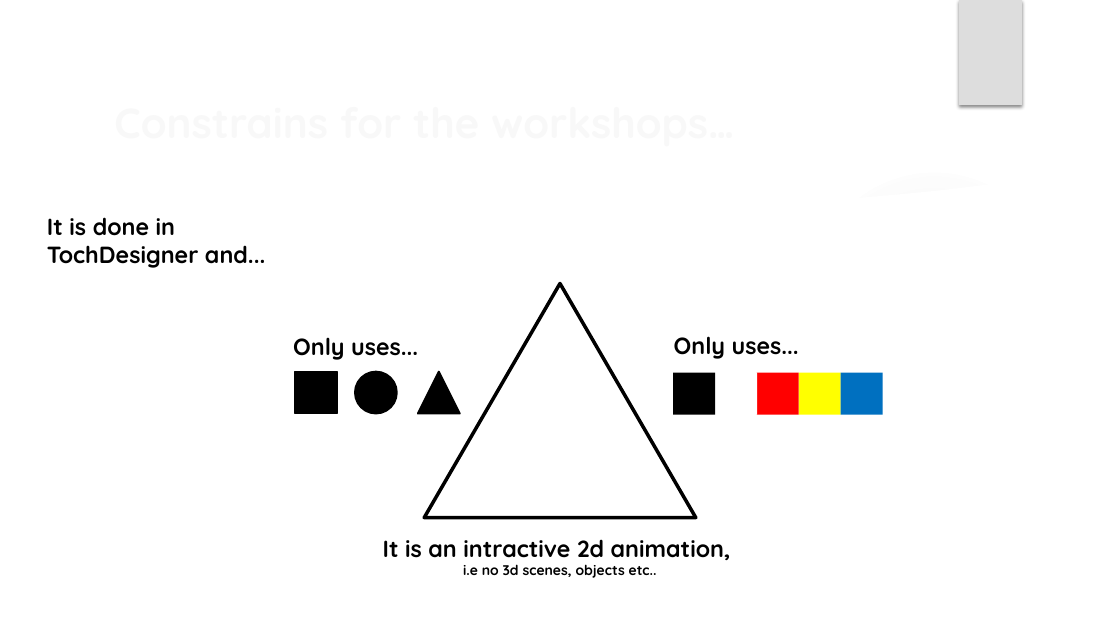
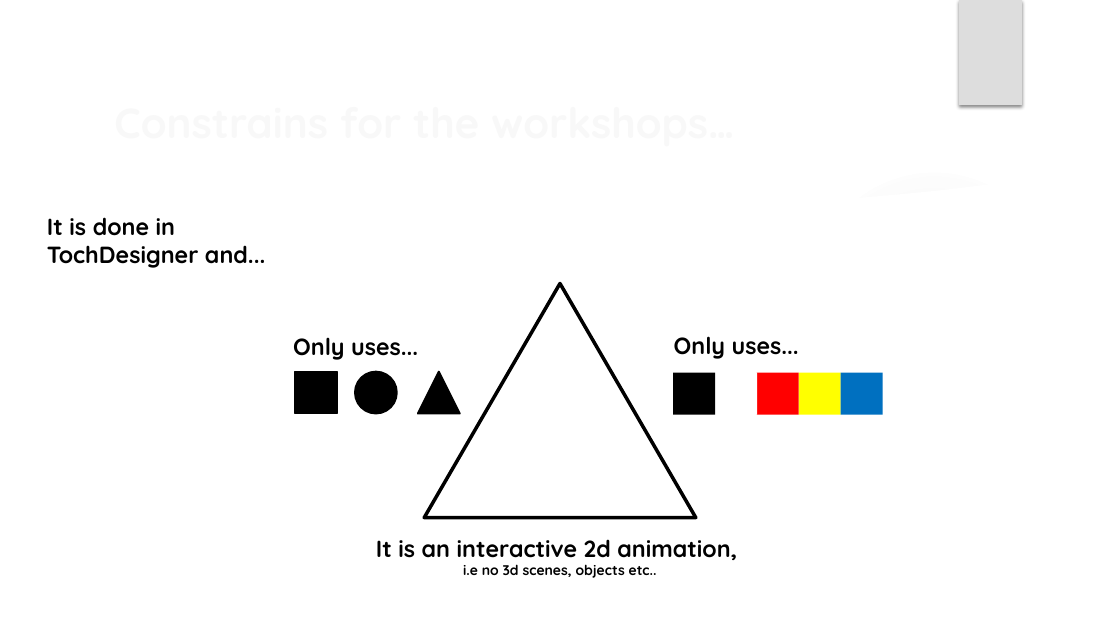
Before and after one commit to Rauleal/TouchDesigner_Bauhaus_workshop, a slide deck: slide 8 of Sensors_Osc Workshop/Workshop_presentation.pptx (slide 5 before the commit). Drawn at 1120x630 pixels with LibreOffice and Linux fonts; fonts in the diff are those of the drawing; background and template pictures are left out. Boxes give left, top, right and bottom in pixels: in the first picture for what was removed or moved away, otherwise in the second. Text is boxed around its words. In the diff, an @@ line names an element or a change of style, - is before the commit and + after.

```diff
--- a/Sensors_Osc Workshop/Workshop_presentation.pptx
+++ b/Sensors_Osc Workshop/Workshop_presentation.pptx
@@ text "It is an interactive 2d ...": place and size @@
-text "It is an interactive 2d ..." at [383, 539, 731, 578]
+text "It is an interactive 2d ..." at [376, 539, 737, 578]
@@ text at [376, 539, 737, 560]: text changed @@
-It is an intractive 2d animation,
+It is an interactive 2d animation,
```
Also in this commit, not shown: 4 other slides changed, 10 slides added, 1 slide removed, 38 other files.
